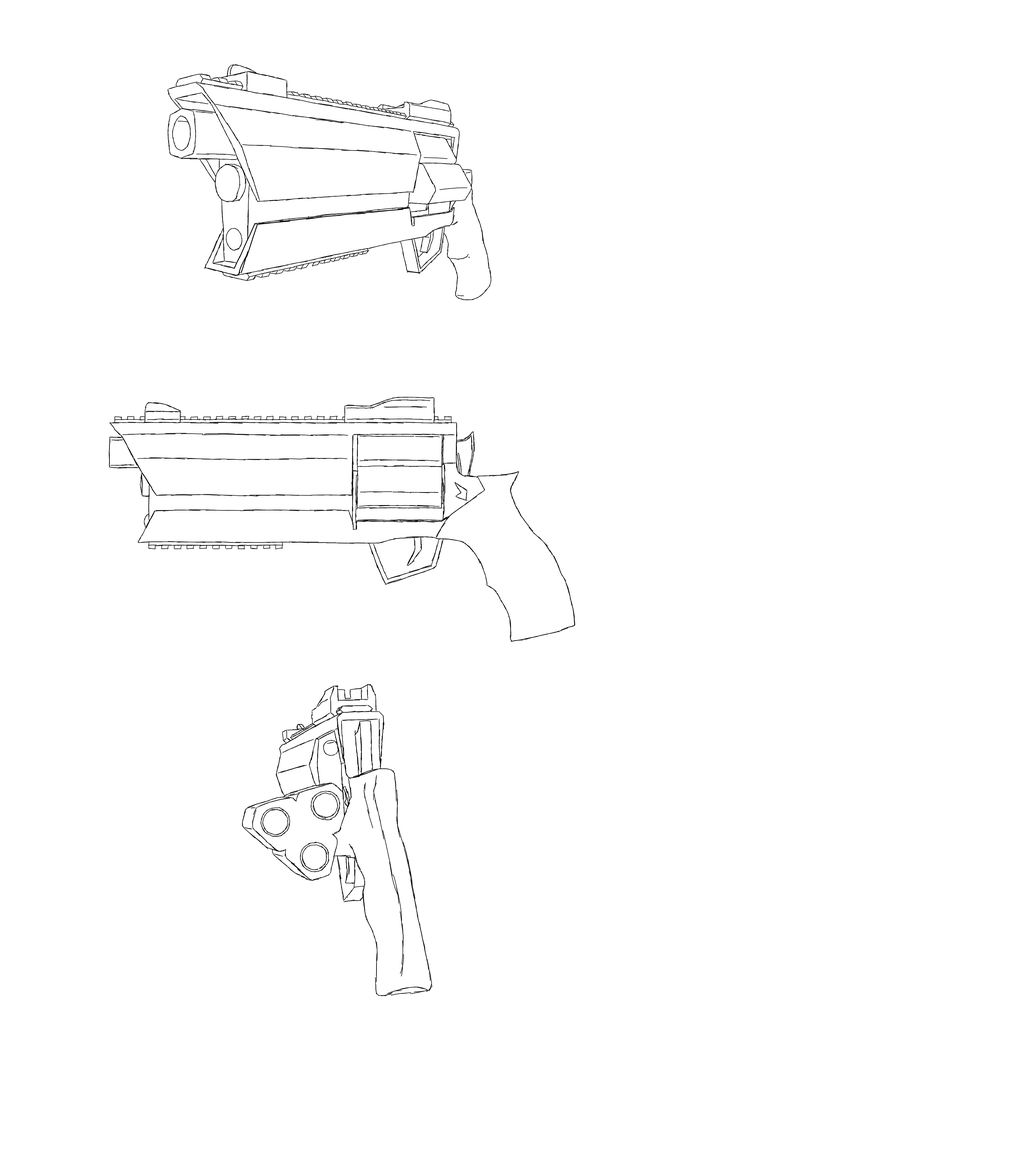
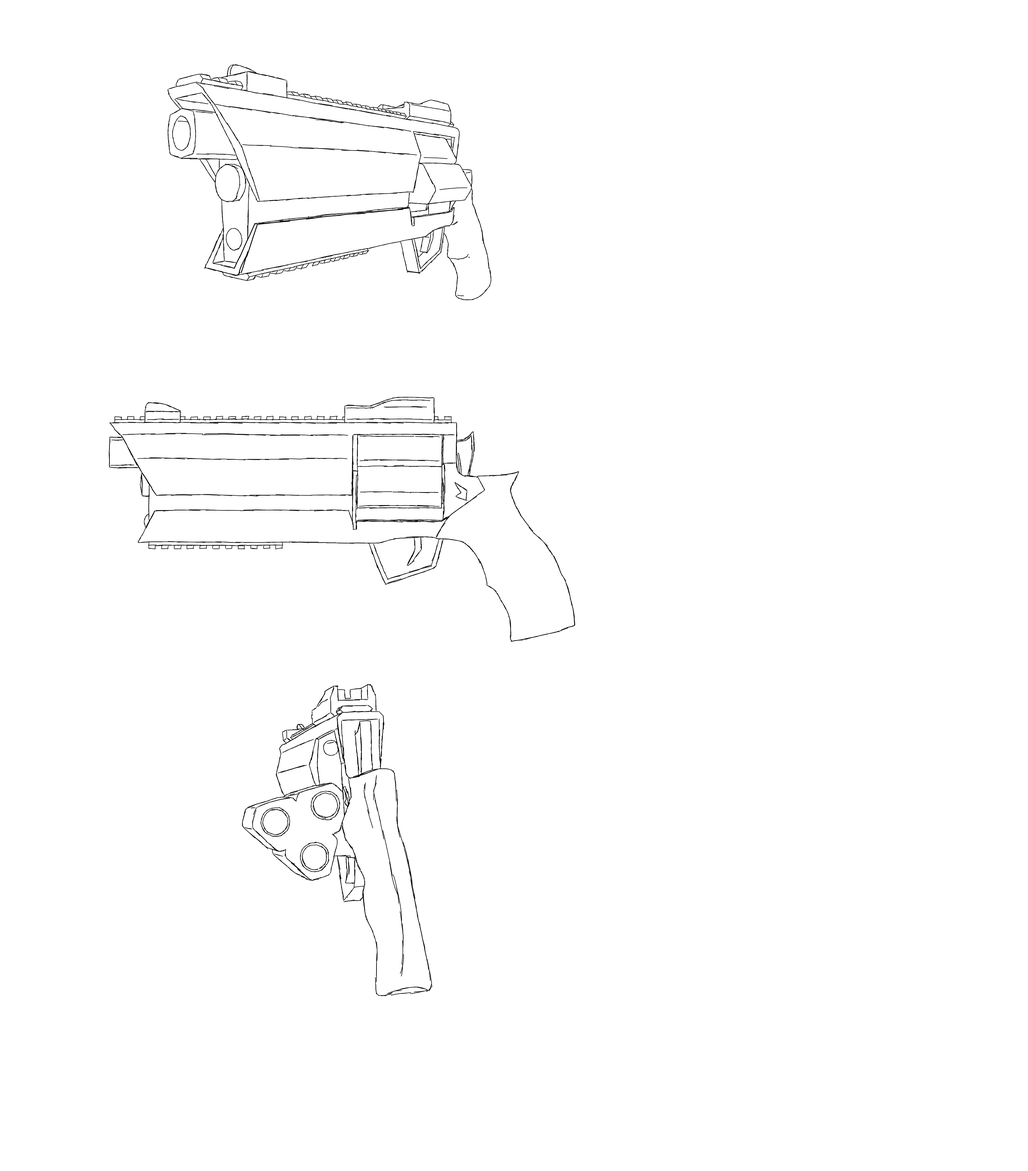
Comparing the layer stacks of the two (1028, 1171) images. Changes:
added group "Outline" with 3 layers above "Väri1" over [340, 821, 352, 848]
moved "Layer 3" into group "Outline", painted on it over [340, 821, 352, 848]
added group "Referenssit" with 3 layers above "Background" over [340, 821, 352, 848]
